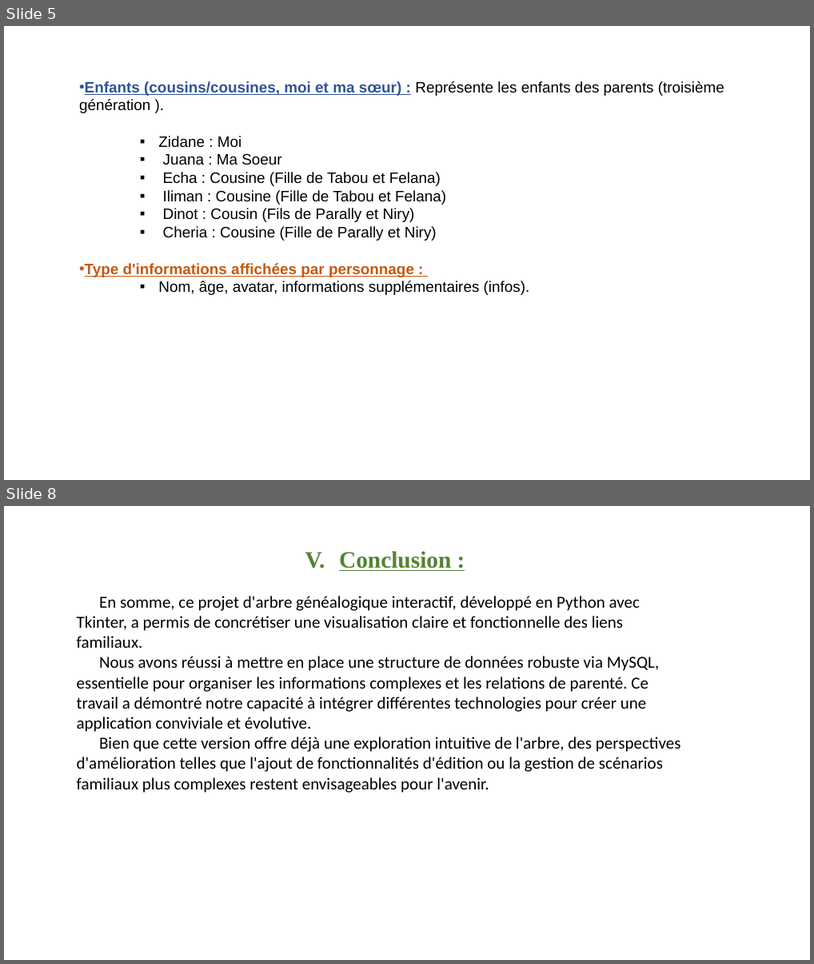
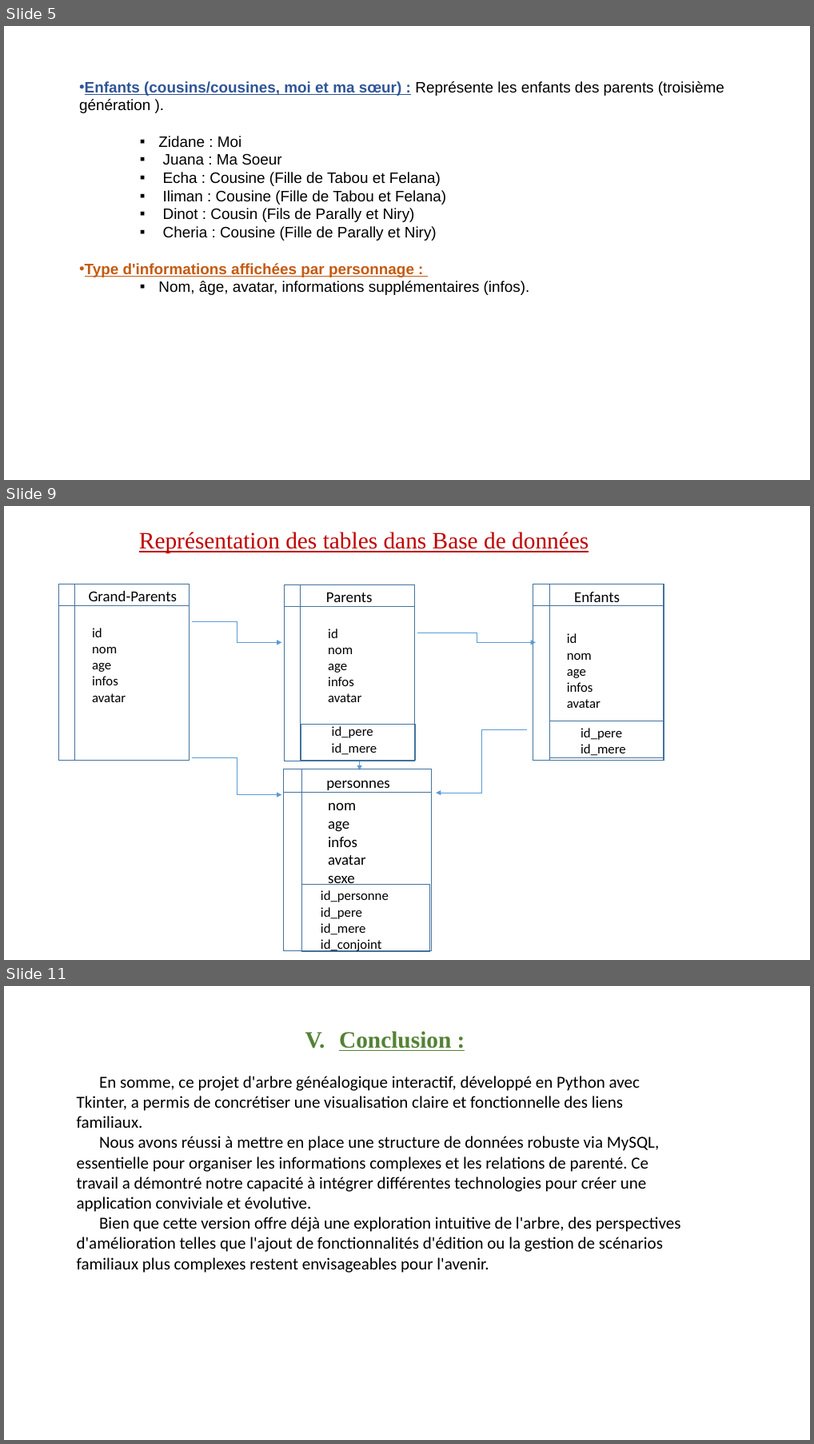
Before and after one commit to Zidaneravilimita/Arbre-genealogique, a slide deck: Présentation PP.pptx. Shown one above the other, each under a label of ours: slides 5 and 8 before the commit, slides 5, 9 and 11 after it; the slides between them are not shown. The pictures are 814x964 and 814x1444 pixels, drawn with LibreOffice and Linux fonts; fonts in the diff are those of the drawing. Boxes give left, top, right and bottom in pixels: in the first picture for what was removed or moved away, otherwise in the second. Text is boxed around its words. In the diff, an @@ line names an element or a change of style, - is before the commit and + after.

```diff
--- a/Présentation PP.pptx
+++ b/Présentation PP.pptx
@@ slide 9 added at (4,506,810,960), background #FFFFFF @@
@@ text added at (139,532,589,553), 28 pt, text #C00000, underline @@
+Représentation des tables dans Base de données
@@ flow chart internal storage added at (58,584,189,760), outline #43739E 1 pt @@
@@ text added at (89,591,177,606), 18 pt, text #000000 @@
+Grand-Parents
@@ flow chart internal storage added at (285,584,415,760), outline #43739E 1 pt @@
@@ text added at (326,592,373,607), 18 pt, text #000000 @@
+Parents
@@ flow chart internal storage added at (534,584,664,760), outline #43739E 1 pt @@
@@ text added at (574,592,620,606), 18 pt, text #000000 @@
+Enfants
@@ elbow arrow added from (191, 621) to (282, 642), #5B9BD5 0.5 pt @@
@@ text added at (92,628,126,702), 16 pt, text #000000 @@
+id
+nom
+age
+infos
+avatar
@@ text added at (328,628,362,702), 16 pt, text #000000 @@
+id
+nom
+age
+infos
+avatar
@@ elbow arrow added from (418, 633) to (536, 642), #5B9BD5 0.5 pt @@
@@ text added at (567,633,601,708), 16 pt, text #000000 @@
+id
+nom
+age
+infos
+avatar
@@ rectangle added at (550,721,664,758), outline #43739E 1 pt @@
@@ rectangle added at (301,724,415,760), outline #43739E 1 pt @@
@@ text added at (332,726,378,755), 16 pt, text #000000 @@
+id_pere
+id_mere
@@ elbow arrow added from (527, 730) to (436, 792), #5B9BD5 0.5 pt @@
@@ text added at (581,728,626,756), 16 pt, text #000000 @@
+id_pere
+id_mere
@@ elbow arrow added from (191, 758) to (282, 795), #5B9BD5 0.5 pt @@
@@ flow chart internal storage added at (283,769,432,951), outline #43739E 1 pt @@
@@ arrow added from (360, 760) to (360, 770), #5B9BD5 0.5 pt @@
@@ text added at (326,780,390,792), 18 pt, text #000000 @@
+personnes
@@ text added at (328,803,366,884), 18 pt, text #000000 @@
+nom
+age
+infos
+avatar
+sexe
@@ rectangle added at (302,884,430,952), outline #43739E 1 pt @@
@@ text added at (321,890,389,952), 16 pt, text #000000 @@
+id_personne
+id_pere
+id_mere
+id_conjoint
@@ what was slide 8 is now slide 11 @@
```
Also in this commit, not shown: 1 slide changed, 2 other slides added.
